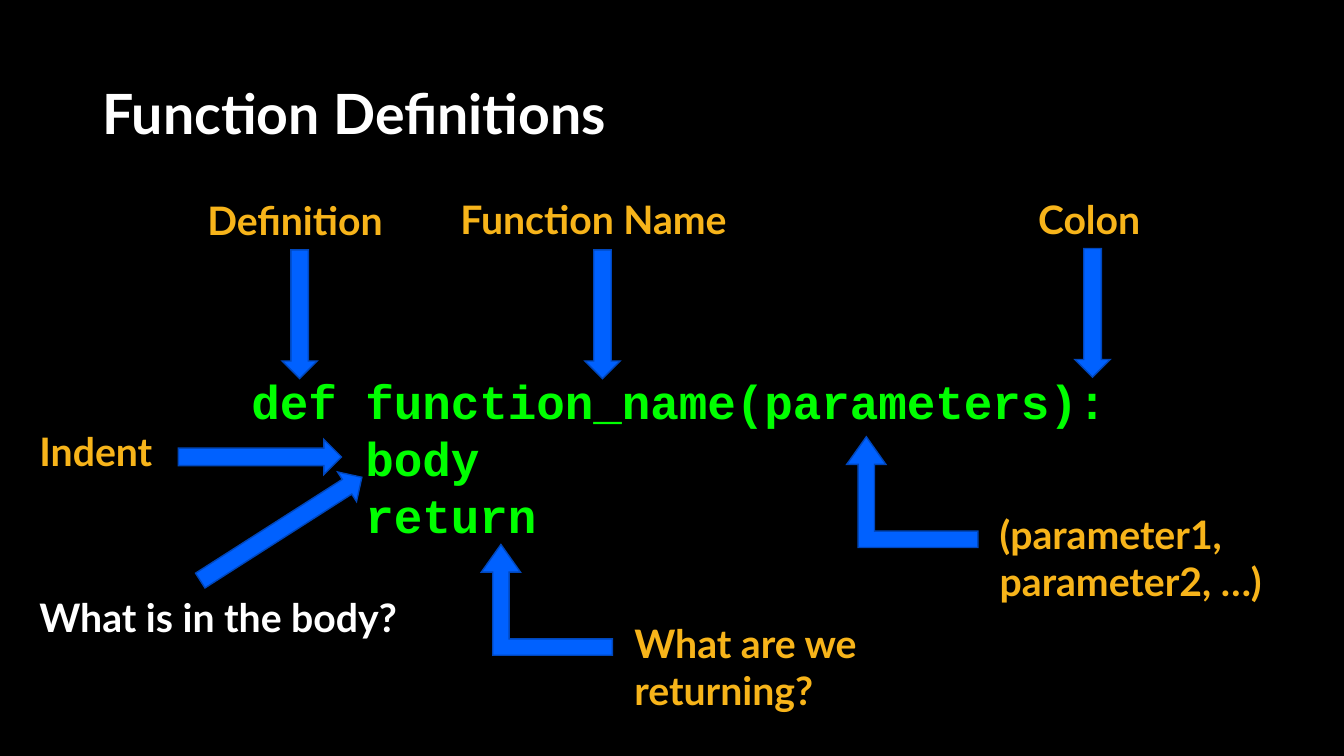
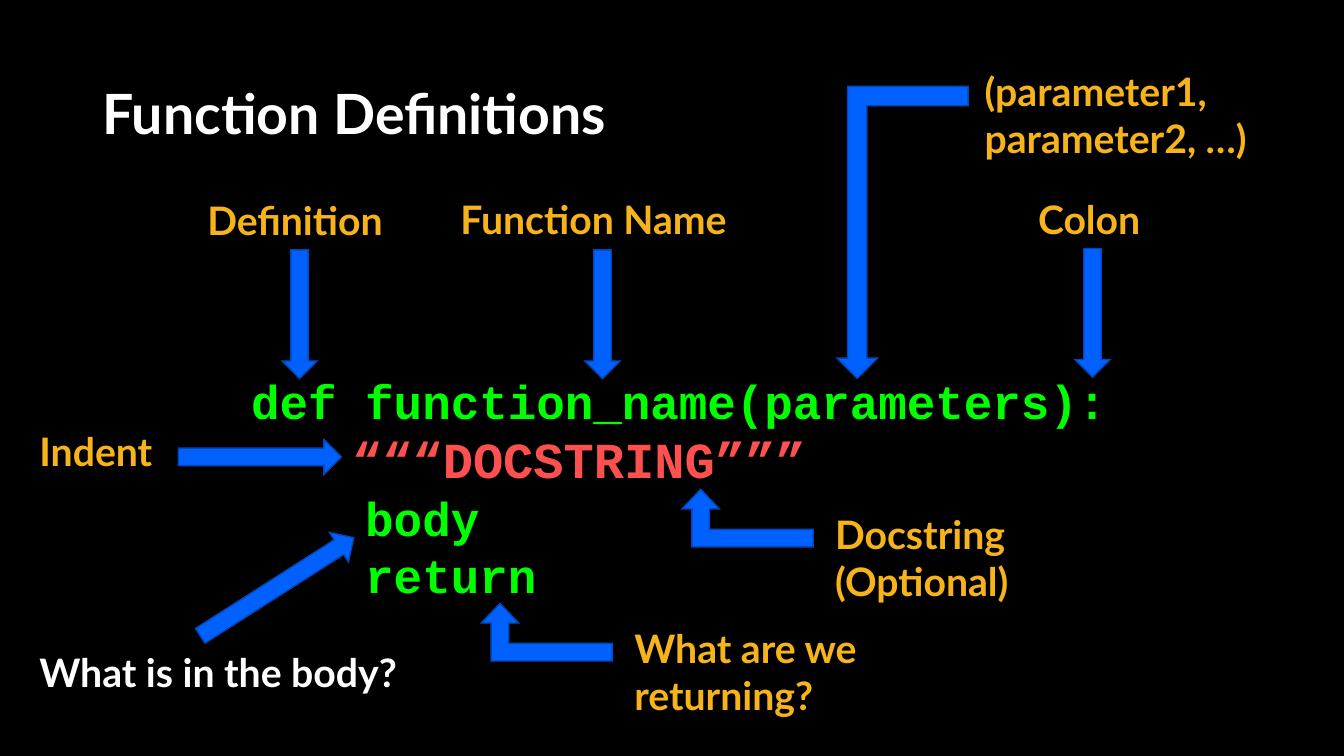
Before and after one commit to APS106/APS106-winter-2024-kinsella-goodfellow, a slide deck: slide 4 of lectures/week2/lecture2/slides/week2_lecture2.pptx. Drawn at 1344x756 pixels with LibreOffice and Linux fonts; fonts in the diff are those of the drawing; background and template pictures are left out. Boxes give left, top, right and bottom in pixels: in the first picture for what was removed or moved away, otherwise in the second. Text is boxed around its words. In the diff, an @@ line names an element or a change of style, - is before the commit and + after.

```diff
--- a/lectures/week2/lecture2/slides/week2_lecture2.pptx
+++ b/lectures/week2/lecture2/slides/week2_lecture2.pptx
@@ bent up arrow: place and size @@
-bent up arrow at [847, 437, 978, 547]
+bent up arrow at [837, 87, 968, 379]
@@ bent up arrow at [837, 87, 968, 379]: proportions changed; mirrored @@
@@ text "(parameter1,": place and size @@
-text "(parameter1," at [1000, 518, 1222, 603]
+text "(parameter1," at [985, 75, 1207, 160]
@@ text at [352, 442, 806, 493]: paragraph added @@
+“““DOCSTRING”””
@@ bent up arrow added at [683, 489, 814, 546], fill #0061FF, outline #0048BD 1 pt @@
@@ right arrow: place and size @@
-right arrow at [191, 462, 372, 595]
+right arrow at [190, 523, 363, 651]
@@ text added at [835, 520, 1008, 603], 28 pt, text #F7B41A, bold @@
+Docstring (Optional)
@@ bent up arrow: place and size @@
-bent up arrow at [482, 544, 613, 655]
+bent up arrow at [482, 604, 613, 661]
@@ bent up arrow at [482, 604, 613, 661]: proportions changed @@
@@ text "What are we returning?": place and size @@
-text "What are we returning?" at [634, 629, 857, 712]
+text "What are we returning?" at [634, 634, 857, 717]
@@ text "What is in the body?": place and size @@
-text "What is in the body?" at [39, 603, 397, 639]
+text "What is in the body?" at [39, 658, 397, 694]
```
Also in this commit, not shown: 30 other slides changed, 13 slides added, 1 slide removed, 6 other files.
